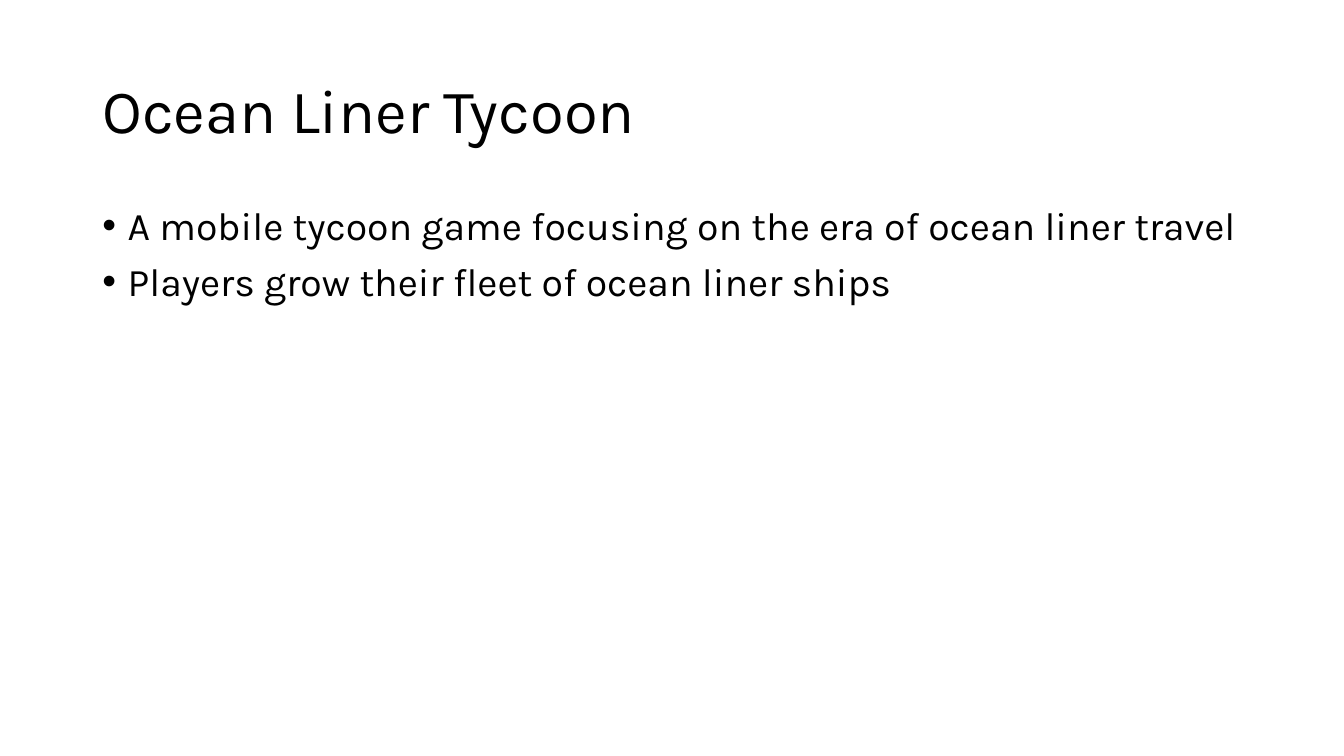
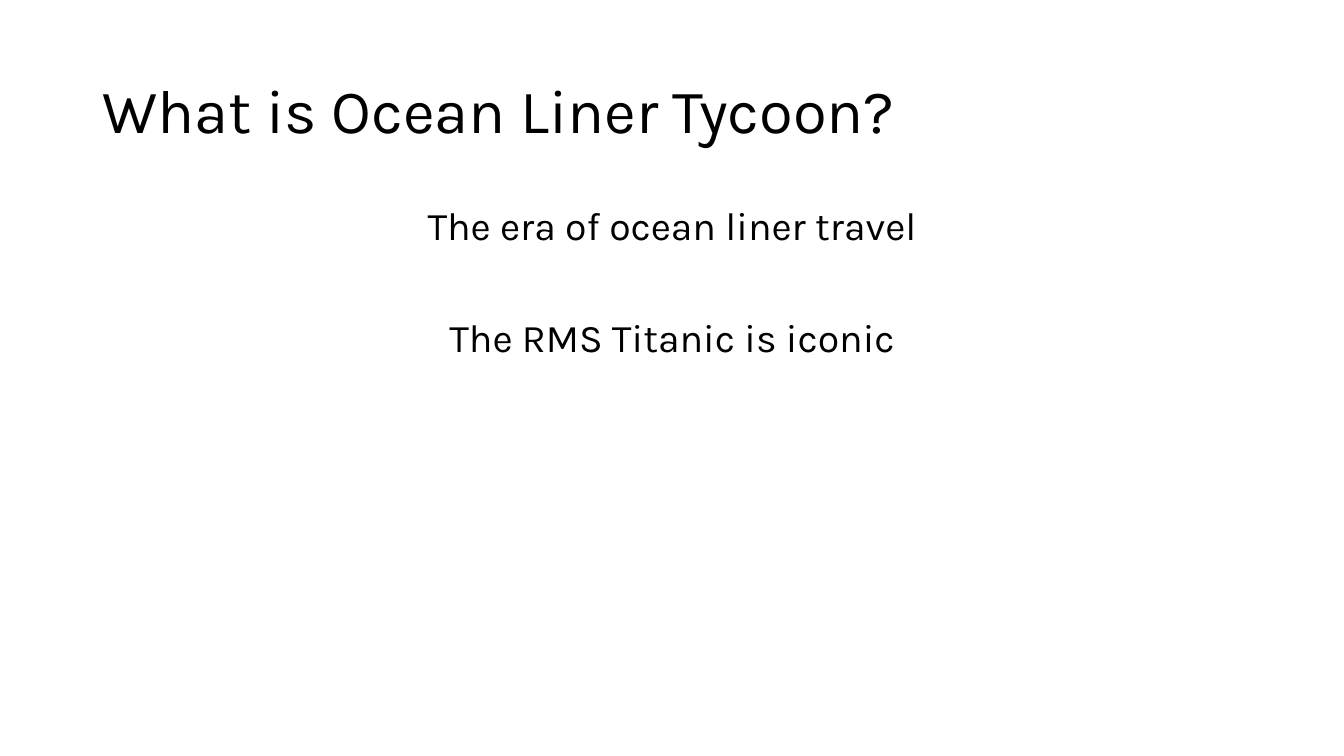
Before and after one commit to LyciaStenson/OceanLinerTycoon, a slide deck: slide 3 of Documents/Ocean Liner Tycoon Pitch.pptx (slide 2 before the commit). Drawn at 1344x756 pixels with LibreOffice and Linux fonts; fonts in the diff are those of the drawing. Boxes give left, top, right and bottom in pixels: in the first picture for what was removed or moved away, otherwise in the second. Text is boxed around its words. In the diff, an @@ line names an element or a change of style, - is before the commit and + after.

```diff
--- a/Documents/Ocean Liner Tycoon Pitch.pptx
+++ b/Documents/Ocean Liner Tycoon Pitch.pptx
@@ title at (102,90,895,148): text changed @@
-Ocean Liner Tycoon
+What is Ocean Liner Tycoon?
@@ text at (428,213,916,353): text changed @@
-• A mobile tycoon game focusing on the era of ocean liner travel
-• Players grow their fleet of ocean liner ships
+The era of ocean liner travel
+The RMS Titanic is iconic
```
Also in this commit, not shown: 2 slides added, 3 other files.
